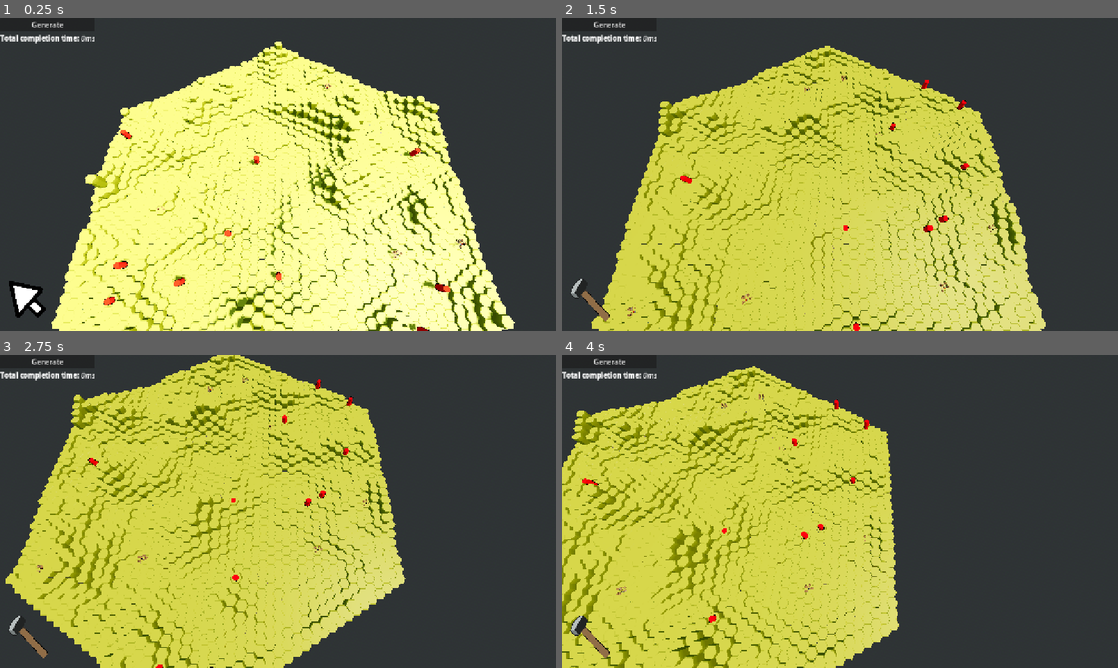
Above: before the commit, frames 1-4 (two rows, left to right).
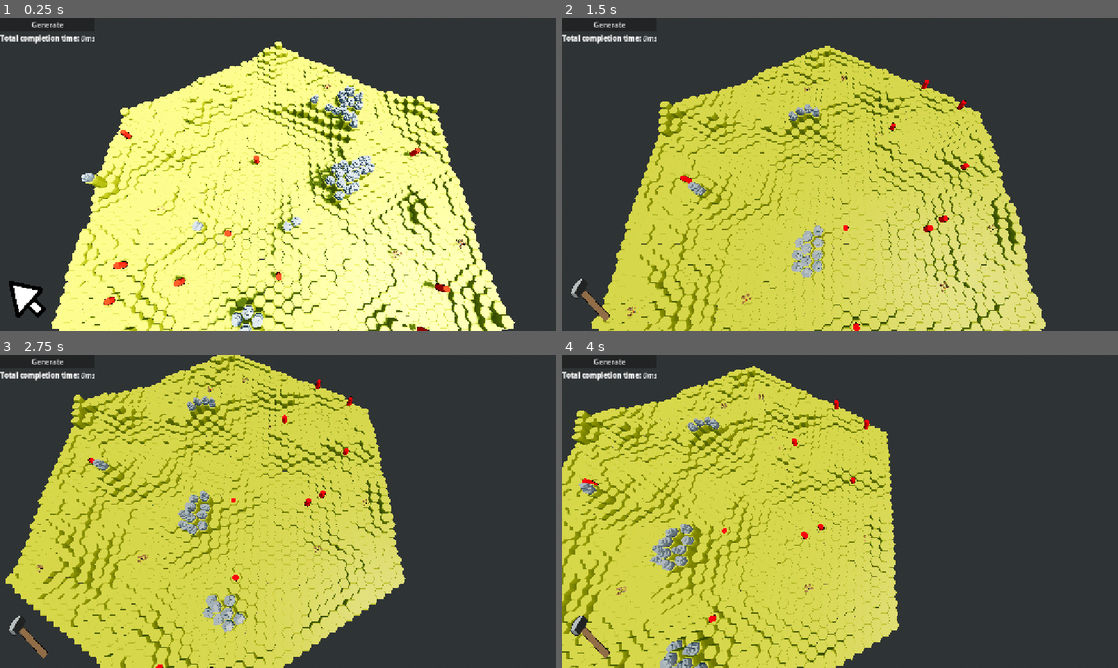
Above: after the commit, the same moments.

Repository: forzinkahd/HexaKingdomGameRepo
Game: Godot game, scene res://Scenes/GameScene.tscn
The game is run twice, just before and just after one commit, with the same random seed, the same clock (stepped at 60 frames per second) and the same inputs.
Inputs (mouse positions are in pixels of both pictures, inside the frame that each line leads up to):
- Up to frame 1 (0.25 s): no input
- Up to frame 2 (1.5 s): click "Generate" at 0.5 s; tap Enter at 1.25 s; move the mouse to (962, 158) at 1.27 s; hold D (MoveRight) from 1.28 s (still down); tap 2 (Build) at 1.35 s; click (962, 158) at 1.42 s
- Up to frame 3 (2.75 s): move the mouse to (166, 527) at 2.02 s; release D (MoveRight) at 2.03 s; hold S (MoveBackwards) from 2.03 s (still down); click (166, 527) at 2.1 s
- Up to frame 4 (4 s): move the mouse to (895, 442) at 2.77 s; release S (MoveBackwards) at 2.78 s; hold D (MoveRight) 2.78-3.53 s; right-click (895, 442) at 2.85 s; move the mouse to (812, 574) at 3.52 s; hold W (MoveForward) from 3.53 s (still down); tap Q (RotateCameraLeft) at 3.6 s; click (812, 574) at 3.67 s

The runs differ from the first frame. In frame 1, 1.7% of the frame differs, in the area x 14-68%, y 21-100%; in frame 2, 0.8%; in frame 3, 1.1%; in frame 4, 1.2%.

Commit message:
Implement Mountain tops
spawn mountain tiles, random yaw

Diff:
--- a/Resources/GenerationSettings/test.tres
+++ b/Resources/GenerationSettings/test.tres
@@ -14,15 +14,6 @@
 
 [resource]
 script = ExtResource("1_eiv65")
-radius = 24
-max_height = 16
 terrace_steps = 2
-noise_height_bias = 0.4
-ground_to_air_ratio = 0.6
-flat_buffer = false
 noise = SubResource("FastNoiseLite_fe1qq")
-max_height_units = 15
-height_curve = 3.0
 material = ExtResource("1_x67sk")
-map_edge_buffer = 1
-spacing = 4
--- a/Resources/world_theme.gd
+++ b/Resources/world_theme.gd
@@ -17,3 +17,8 @@
 @export_category("Padding tiles")
 @export var grass_padding_scene: PackedScene
 @export var padding_height_fraction: float = 0.5		# half step
+
+@export_category("Mountains")
+@export var mountain_scenes: Array[PackedScene] = []
+@export var mountain_min_height_units: int = 10
+@export_range(0.0, 1.0) var mountain_chance: float = 1.0
--- a/Resources/world_theme_resource.tres
+++ b/Resources/world_theme_resource.tres
@@ -4,6 +4,9 @@
 [ext_resource type="Script" uid="uid://bfdmepmayfg4u" path="res://Resources/world_theme.gd" id="1_n8hqk"]
 [ext_resource type="PackedScene" uid="uid://bl352o7gs21jg" path="res://Scenes/TerrainVoxels/tile_base_grass_bottom.tscn" id="2_p2yq6"]
 [ext_resource type="PackedScene" uid="uid://ct484gotrc7f7" path="res://Scenes/TerrainVoxels/tile_base_grass_padding.tscn" id="3_vxiry"]
+[ext_resource type="PackedScene" uid="uid://du1nc7olqmlcm" path="res://Scenes/TerrainVoxels/tile_base_mountain_a.tscn" id="4_87rje"]
+[ext_resource type="PackedScene" uid="uid://byphhysv82hgg" path="res://Scenes/TerrainVoxels/tile_base_mountain_b.tscn" id="5_ckmn6"]
+[ext_resource type="PackedScene" uid="uid://byhc0yq1qpn5n" path="res://Scenes/TerrainVoxels/tile_base_mountain_c.tscn" id="6_dmiqk"]
 
 [resource]
 script = ExtResource("1_n8hqk")
@@ -14,4 +17,5 @@
 stone_bottom_scene = ExtResource("2_p2yq6")
 dirt_bottom_scene = ExtResource("2_p2yq6")
 grass_padding_scene = ExtResource("3_vxiry")
+mountain_scenes = Array[PackedScene]([ExtResource("4_87rje"), ExtResource("5_ckmn6"), ExtResource("6_dmiqk")])
 metadata/_custom_type_script = "uid://bfdmepmayfg4u"
--- /dev/null
+++ b/Scenes/TerrainVoxels/tile_base_mountain_a.tscn
@@ -0,0 +1,8 @@
+[gd_scene format=3 uid="uid://du1nc7olqmlcm"]
+
+[ext_resource type="PackedScene" uid="uid://b7lsxatxj2ie1" path="res://Assets/Meshes/Decorations/Nature/mountain_A.gltf" id="1_s3s6a"]
+
+[node name="tile_base_mountainA" type="Node3D" unique_id=1121696410]
+
+[node name="mountain_A2" parent="." unique_id=1065235090 instance=ExtResource("1_s3s6a")]
+transform = Transform3D(0.749978, 0, 0.433, 0, 1, 0, -0.433, 0, 0.749978, 0, 0, 0)
--- /dev/null
+++ b/Scenes/TerrainVoxels/tile_base_mountain_b.tscn
@@ -0,0 +1,8 @@
+[gd_scene format=3 uid="uid://byphhysv82hgg"]
+
+[ext_resource type="PackedScene" uid="uid://cei5soduylgkj" path="res://Assets/Meshes/Decorations/Nature/mountain_B.gltf" id="1_snovp"]
+
+[node name="tile_base_mountainB" type="Node3D" unique_id=1636464998]
+
+[node name="mountain_B2" parent="." unique_id=47221957 instance=ExtResource("1_snovp")]
+transform = Transform3D(0.749978, 0, 0.433, 0, 1, 0, -0.433, 0, 0.749978, 0, 0, 0)
--- /dev/null
+++ b/Scenes/TerrainVoxels/tile_base_mountain_c.tscn
@@ -0,0 +1,8 @@
+[gd_scene format=3 uid="uid://byhc0yq1qpn5n"]
+
+[ext_resource type="PackedScene" uid="uid://8m8er2rl5b1j" path="res://Assets/Meshes/Decorations/Nature/mountain_C.gltf" id="1_u5ddq"]
+
+[node name="tile_base_mountainC" type="Node3D" unique_id=415387302]
+
+[node name="mountain_C2" parent="." unique_id=325186578 instance=ExtResource("1_u5ddq")]
+transform = Transform3D(0.749978, 0, 0.433, 0, 1, 0, -0.433, 0, 0.749978, 0, 0, 0)
--- a/scripts/WorldGen/Voxel/voxel_generator.gd
+++ b/scripts/WorldGen/Voxel/voxel_generator.gd
@@ -84,6 +84,7 @@
 	# Spawn custom visuals
 	_spawn_columns(chunk)		# bottom geometry
 	_spawn_surface_tiles(chunk)	# top caps
+	_spawn_mountains(chunk)
 
 	return chunk
 
@@ -432,6 +433,58 @@
 				chunk.add_child(pad)
 
 
+func _spawn_mountains(chunk: Chunk) -> void:
+	if theme == null:
+		return
+	if theme.mountain_scenes.is_empty():
+		return
+
+	var half_step_h: float = settings.voxel_height * 0.5
+
+	for v: Voxel in surface_voxels:
+		# Only above threshold
+		if v.height_units < theme.mountain_min_height_units:
+			continue
+
+		# Optional chance
+		if theme.mountain_chance < 1.0:
+			var rng_chance := RandomNumberGenerator.new()
+			rng_chance.seed = _tile_seed(v, 912367) # salt
+			if rng_chance.randf() > theme.mountain_chance:
+				continue
+
+		# Pick one of the 3 variants deterministically
+		var rng := RandomNumberGenerator.new()
+		rng.seed = _tile_seed(v, 44519) # different salt
+		var idx := rng.randi_range(0, theme.mountain_scenes.size() - 1)
+
+		var scene := theme.mountain_scenes[idx]
+		if scene == null:
+			continue
+
+		var m := scene.instantiate() as Node3D
+
+		# Put it on the cap surface of this tile
+		var cap_y := float(v.height_units) * half_step_h
+		m.position = Vector3(v.world_position.x, cap_y, v.world_position.z)
+
+		# If your tile caps already have a fixed yaw baked in, do nothing here.
+		# If you need per-tile random yaw:
+		m.rotation.y = rng.randi_range(0, 5) * PI / 3
+
+		chunk.add_child(m)
+
+
+func _tile_seed(v: Voxel, salt: int) -> int:
+	# Deterministic per tile, also stable across runs if your world seed is stable
+	# Mix world seed + x/z + salt.
+	# (If map_seed can be 0, you can also use settings.noise.seed.)
+	var s: int = int(settings.map_seed)
+	var x: int = v.grid_position_xz.x
+	var z: int = v.grid_position_xz.y
+	return hash(Vector3i(x, s + salt, z))
+
+
 var _map_xz: Dictionary = {}
 
 func _build_xz_lookup() -> void:
